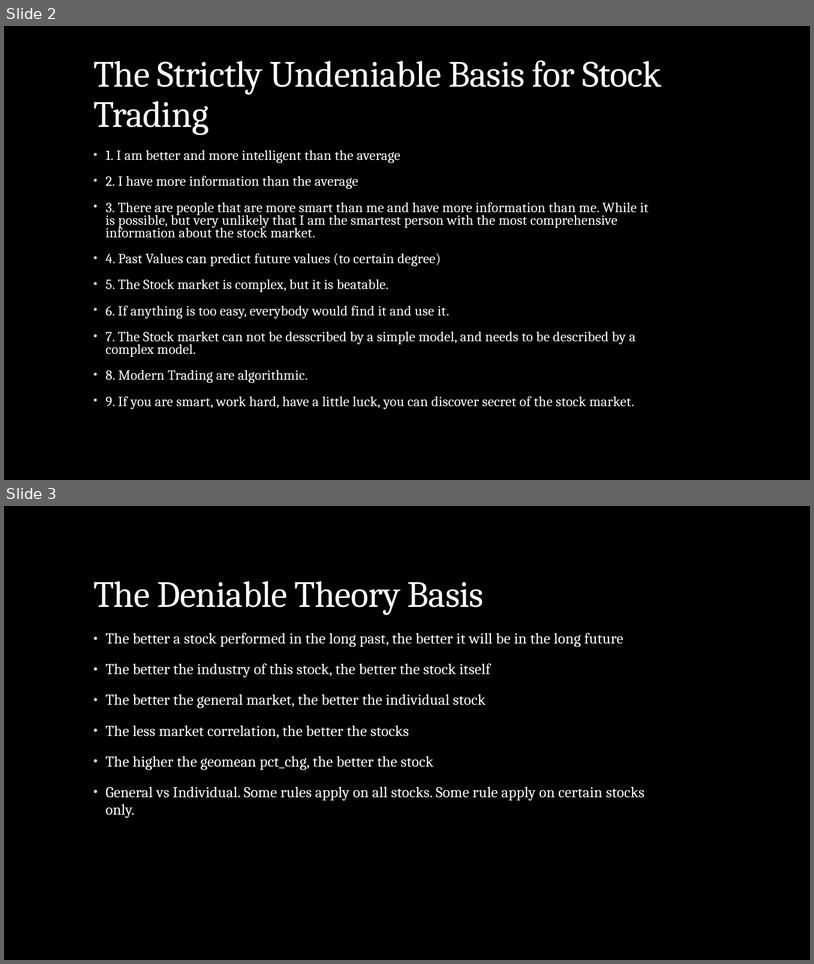
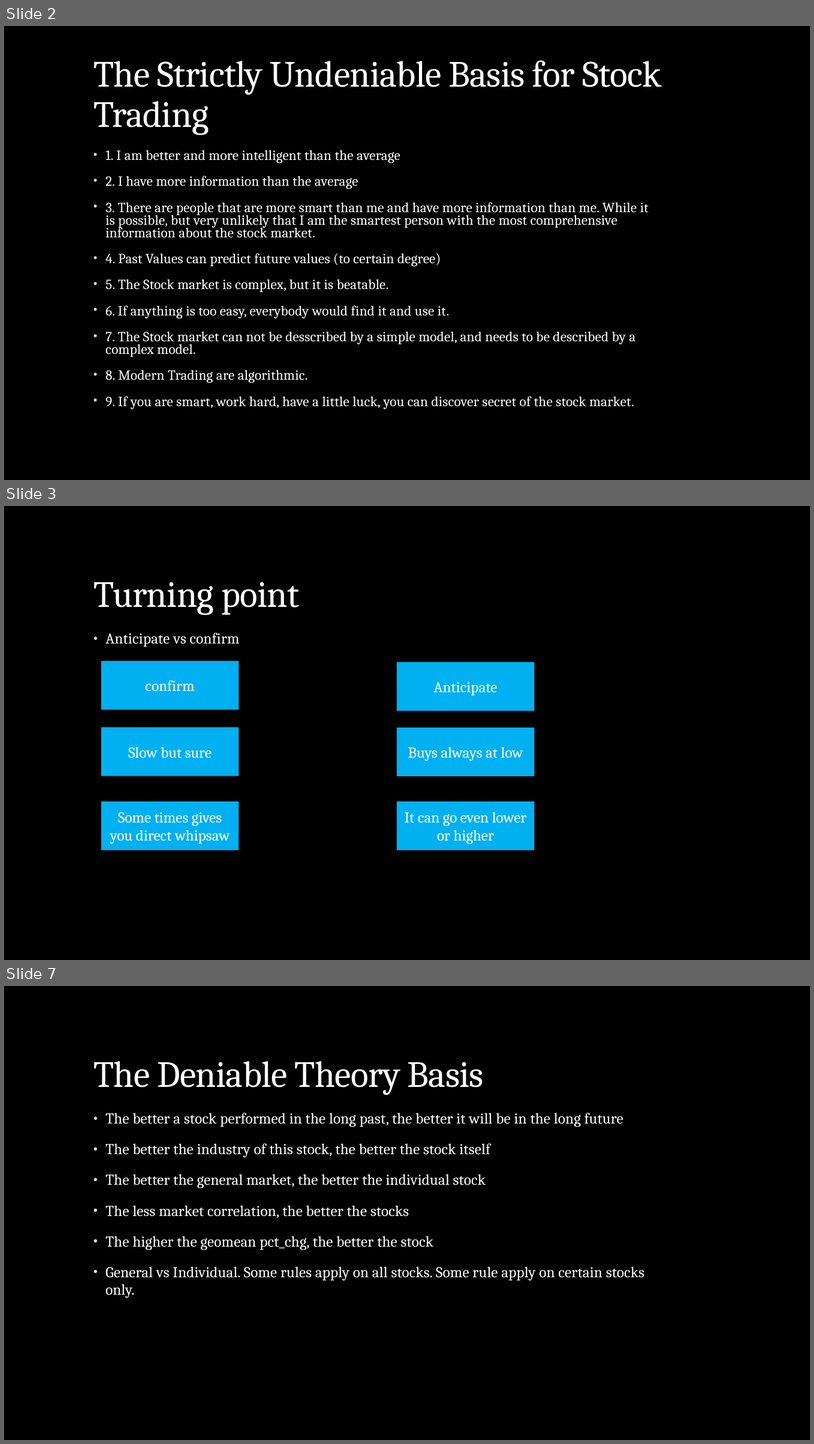
Before and after one commit to webclinic017/Stock-5, a slide deck: Doc/All-In-One.pptx. Shown one above the other, each under a label of ours: slides 2 and 3 before the commit, slides 2, 3 and 7 after it; the slides between them are not shown. The pictures are 814x964 and 814x1444 pixels, drawn with LibreOffice and Linux fonts; fonts in the diff are those of the drawing. Boxes give left, top, right and bottom in pixels: in the first picture for what was removed or moved away, otherwise in the second. Text is boxed around its words. In the diff, an @@ line names an element or a change of style, - is before the commit and + after.

```diff
--- a/Doc/All-In-One.pptx
+++ b/Doc/All-In-One.pptx
@@ slide 3 added at [4, 506, 810, 960], background #000000 @@
@@ title added at [93, 582, 299, 615], 44 pt, text #FFFFFF @@
+Turning point
@@ text added at [105, 633, 240, 647], 18 pt, text #FFFFFF @@
+• Anticipate vs confirm
@@ rectangle added at [101, 661, 239, 710], fill #00B0F0, 18 pt, text #FFFFFF @@
+confirm
@@ rectangle added at [397, 662, 535, 711], fill #00B0F0, 18 pt, text #FFFFFF @@
+Anticipate
@@ rectangle added at [101, 727, 239, 776], fill #00B0F0, 18 pt, text #FFFFFF @@
+Slow but sure
@@ rectangle added at [397, 727, 535, 777], fill #00B0F0, 18 pt, text #FFFFFF @@
+Buys always at low
@@ rectangle added at [101, 801, 239, 850], fill #00B0F0, 18 pt, text #FFFFFF @@
+Some times gives you direct whipsaw
@@ rectangle added at [397, 801, 535, 850], fill #00B0F0, 18 pt, text #FFFFFF @@
+It can go even lower or higher
@@ what was slide 3 is now slide 7 @@
```
Also in this commit, not shown: 3 other slides added, 4 other files.
